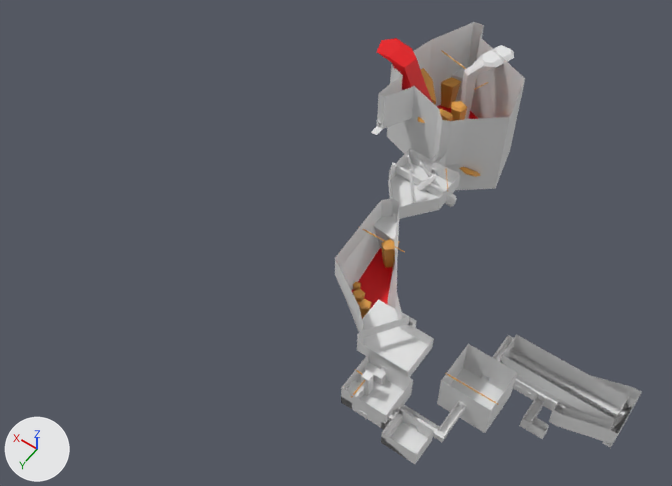
An edit to the FBX model Juice Rush/Assets/Levels/Level1.fbx, drawn before and after from the same camera.
Camera for both pictures: a 50 mm camera at (-18.9, 109.6, 201.2) aimed at (68.2, -12.4, 9.5). Arrows for +X, +Y and +Z are at lower left; the lights stay in place. Where no turn or scale is listed for an object, it has been applied to the vertices. Vertices at the same position are counted once.
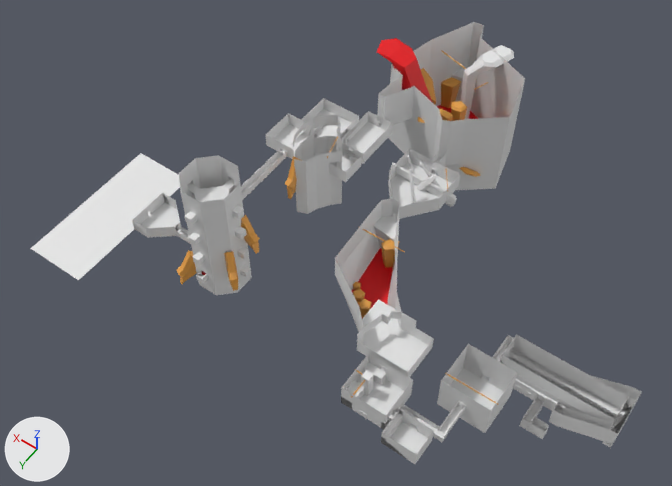
Patch to the scene script:
```diff
--- a/Juice Rush/Assets/Levels/Level1.fbx.py
+++ b/Juice Rush/Assets/Levels/Level1.fbx.py
@@ me_plane @@
 # used by ob_plane; location = (0.0, 0.0, 0.0)
-me_plane.from_pydata(...)  # 612 vertices, 545 faces; spans x -15.0..82.6, y -88.3..28.0, z 0.0..30.0
+me_plane.from_pydata(...)  # 1166 vertices, 1040 faces; spans x -15.0..136.0, y -88.3..33.0, z -2.0..36.0
+# me_plane part 1: 2 vertices removed from x 77.0..79.0, y -44.0, z 18.0; 548 vertices added at x 74.0..136.0, y -47.0..33.0, z -2.0..36.0
+# me_plane part 2: 2 vertices moved from x 39.0..44.0, y 2.0..10.4, z 15.0 to x 39.0..44.0, y 2.0..10.4, z 17.0; 8 vertices added at x 40.8..42.8, y 3.1..6.7, z 17.0..20.0
 me_plane.materials.append(mat_material)
 me_plane.materials.append(mat_lava)
+me_plane.materials.append(mat_rock)  # white #e7e7e7
@@ me_cube_005 @@
+me_cube_005.from_pydata(...)  # 18 vertices, 16 faces; spans x 0.61..7.55, y -6.47..-0.32, z -3.57..7.71
+me_cube_005.materials.append(mat_standin)  # orange #e7a247
@@ me_cube_006 @@
+me_cube_006.from_pydata(...)  # 18 vertices, 16 faces; spans x -5.19..-0.02, y -8.4..-0.88, z -3.57..7.71
+me_cube_006.materials.append(mat_standin)  # orange #e7a247
@@ me_cube_004 @@
+me_cube_004.from_pydata(...)  # 18 vertices, 16 faces; spans x 1.42..9.36, y -1.77..0.98, z -3.57..7.71
+me_cube_004.materials.append(mat_standin)  # orange #e7a247
@@ me_cube @@
+me_cube.from_pydata(...)  # 18 vertices, 16 faces; spans x -1.0..1.0, y -10.87..-1.61, z -4.47..8.73
+me_cube.materials.append(mat_standin)  # orange #e7a247
@@ ob_brokenfacility_002 @@
+ob_brokenfacility_002 = bpy.data.objects.new('Brokenfacility.002', me_cube_005)
+ob_brokenfacility_002.location = (80.8, 13.5, 8.8)
@@ ob_brokenfacility_003 @@
+ob_brokenfacility_003 = bpy.data.objects.new('Brokenfacility.003', me_cube_006)
+ob_brokenfacility_003.location = (99.8, 17.3, 2.2)
@@ ob_brokenfacility_001 @@
+ob_brokenfacility_001 = bpy.data.objects.new('Brokenfacility.001', me_cube_004)
+ob_brokenfacility_001.location = (79.3, 3.8, 16.3)
@@ ob_brokenfacility @@
+ob_brokenfacility = bpy.data.objects.new('Brokenfacility', me_cube)
+ob_brokenfacility.location = (86.0, -13.5, 16.3)
```

What differs and where, as boxes (x1, y1, x2, y2) in the pictures (672 x 486 px):
'Plane', reshaped (99% wider): before (335, 22, 642, 464); after (30, 22, 642, 464)
'Brokenfacility.003', added: after (177, 250, 197, 284)
'Brokenfacility.001', added: after (241, 215, 260, 254)
'Brokenfacility.002', added: after (224, 251, 238, 291)
'Brokenfacility', added: after (285, 156, 300, 199)
part 1 of me_plane, built on: before (371, 126, 382, 135); after (30, 98, 393, 295)
part 2 of me_plane, built on: (359, 295, 407, 340) in both
